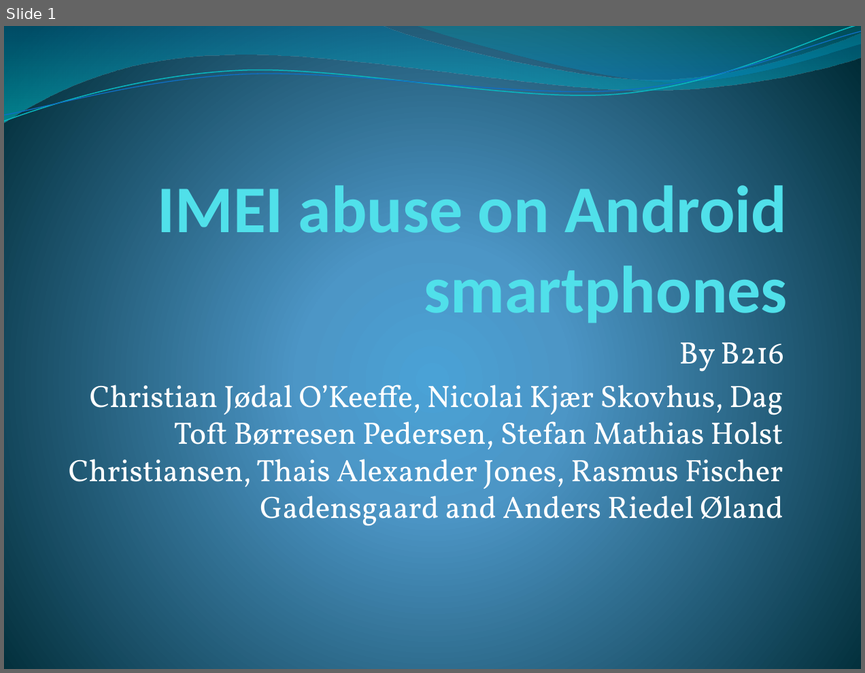
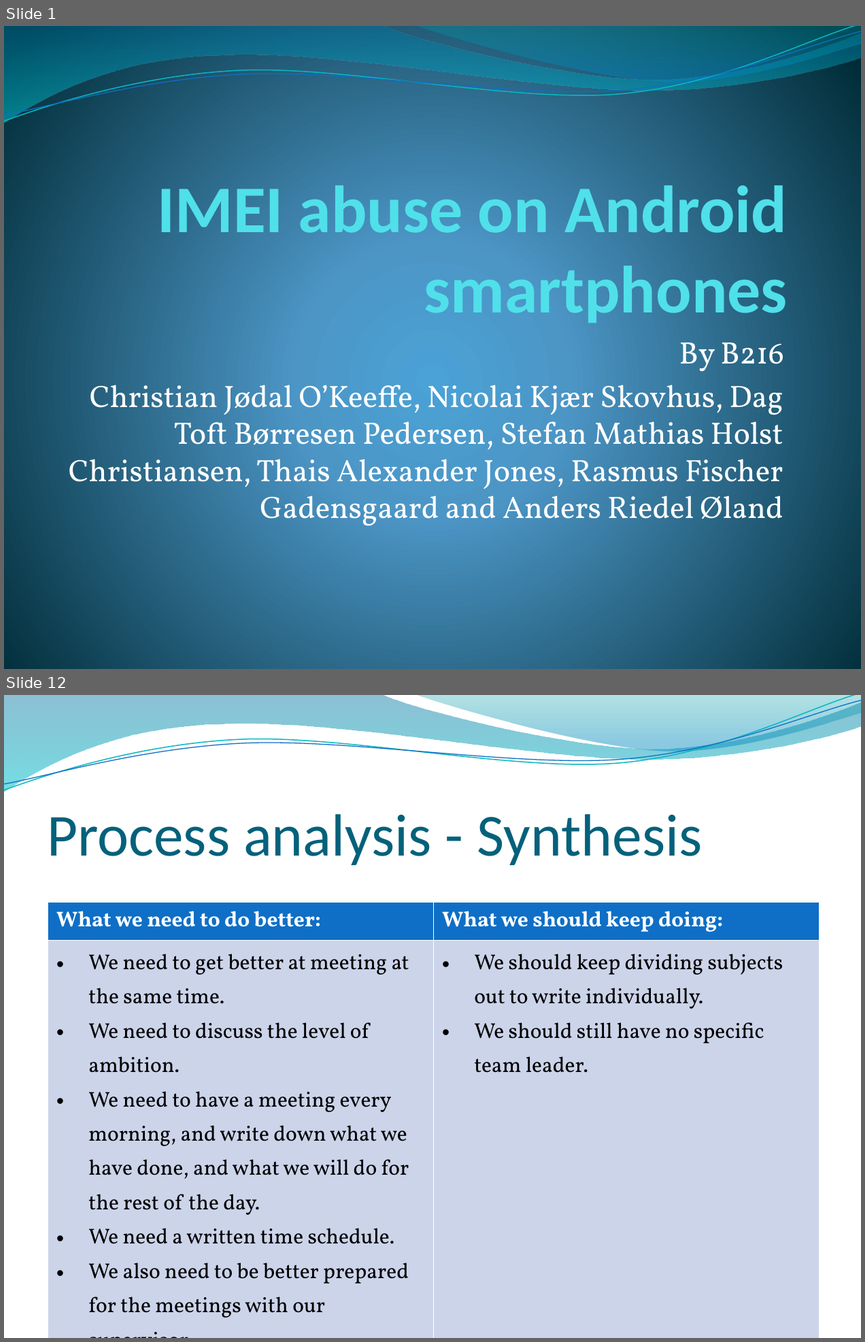
Before and after one commit to christianokeeffe/p0-uni, a slide deck: p0-uni/IMEI abuse on Android smartphones.pptx. Shown one above the other, each under a label of ours: slide 1 before the commit, slides 1 and 12 after it; the slides between them are not shown. The pictures are 865x673 and 865x1342 pixels, drawn with LibreOffice and Linux fonts; fonts in the diff are those of the drawing; background and template pictures are left out. Boxes give left, top, right and bottom in pixels: in the first picture for what was removed or moved away, otherwise in the second. Text is boxed around its words. In the diff, an @@ line names an element or a change of style, - is before the commit and + after.

```diff
--- a/p0-uni/IMEI abuse on Android smartphones.pptx
+++ b/p0-uni/IMEI abuse on Android smartphones.pptx
@@ slide 12 added at (4, 695, 861, 1338), background picture (left out); not listed: 4 template elements that a slide beside it also shows @@
@@ title added at (47, 814, 702, 865), 50 pt, text #04617B @@
+Process analysis - Synthesis
@@ table added at (48, 902, 819, 1320), 2 rows, 2 columns @@
+What we need to do better: | What we should keep doing:
+We need to get better at meeting at the same time. / We need to discuss the level of ambition. / We need to have a meeting every morning, and write down what we have done, and what we will do for the rest of the day. / We need a written time schedule. / We also need to be better prepared for the meetings with our supervisor. | We should keep dividing subjects out to write individually. / We should still have no specific team leader.
```
Also in this commit, not shown: 1 slide changed, 9 other slides added, 1 other file.
